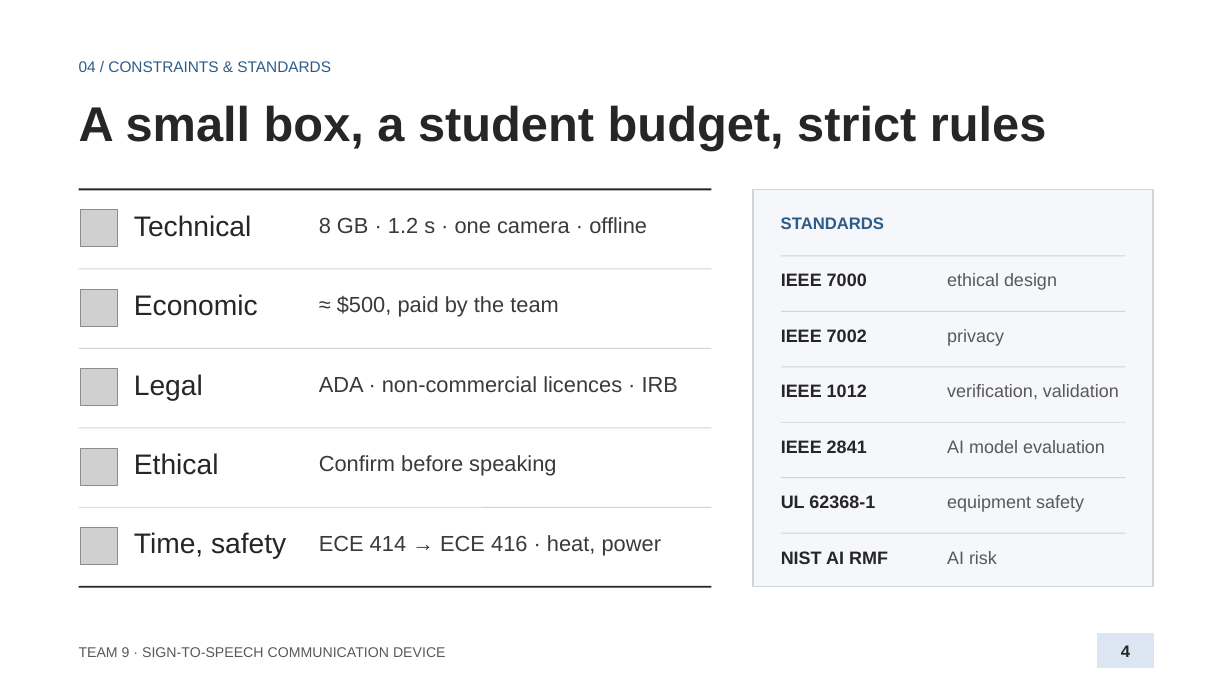
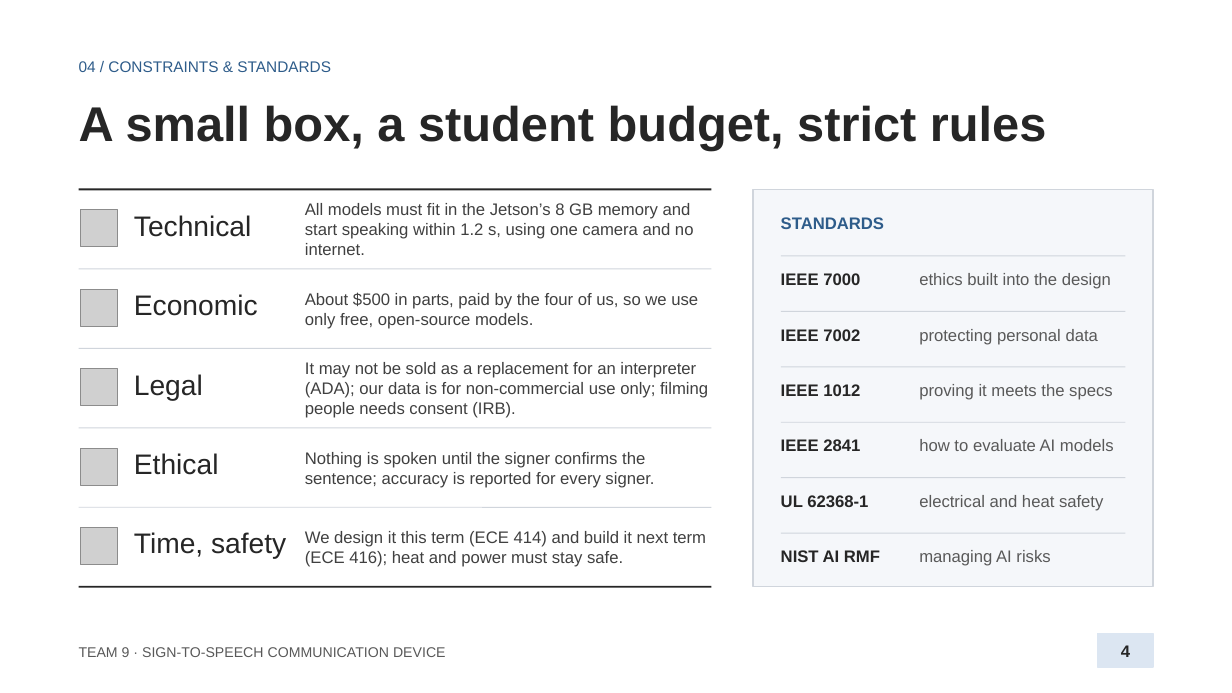
Before and after one commit to anxious956/Multilingual-Sign-to-Speech-Communication-Device, a slide deck: slide 4 of docs/presentation/Team9_Proposal_Presentation.pptx. Drawn at 1232x693 pixels with LibreOffice and Linux fonts; fonts in the diff are those of the drawing; grey boxes stand for pictures. Boxes give left, top, right and bottom in pixels: in the first picture for what was removed or moved away, otherwise in the second. Text is boxed around its words. In the diff, an @@ line names an element or a change of style, - is before the commit and + after.

```diff
--- a/docs/presentation/Team9_Proposal_Presentation.pptx
+++ b/docs/presentation/Team9_Proposal_Presentation.pptx
@@ text at [305,203,694,255]: text changed; size 17 to 13 pt; text colour #3D3A35 to #404040 @@
-8 GB · 1.2 s · one camera · offline
+All models must fit in the Jetson’s 8 GB memory and start speaking within 1.2 s, using one camera and no internet.
@@ text at [305,292,698,329]: text changed; size 17 to 13 pt; text colour #3D3A35 to #404040 @@
-≈ $500, paid by the team
+About $500 in parts, paid by the four of us, so we use only free, open-source models.
@@ text at [919,273,1111,289]: text changed; size 14 to 13 pt @@
-ethical design
+ethics built into the design
@@ text at [919,329,1098,345]: text changed; size 14 to 13 pt @@
-privacy
+protecting personal data
@@ text at [305,362,708,418]: text changed; size 17 to 13 pt; text colour #3D3A35 to #404040 @@
-ADA · non-commercial licences · IRB
+It may not be sold as a replacement for an interpreter (ADA); our data is for non-commercial use only; filming people needs consent (IRB).
@@ text at [919,384,1113,400]: text changed; size 14 to 13 pt @@
-verification, validation
+proving it meets the specs
@@ vertical alignment top to middle in 5 elements at [305,531,706,567], [305,203,694,255], [305,292,698,329], [305,362,708,418], [305,452,654,488] @@
@@ text at [919,439,1114,451]: text changed; size 14 to 13 pt @@
-AI model evaluation
+how to evaluate AI models
@@ text at [305,452,654,488]: text changed; size 17 to 13 pt; text colour #3D3A35 to #404040 @@
-Confirm before speaking
+Nothing is spoken until the signer confirms the sentence; accuracy is reported for every signer.
@@ text at [919,495,1103,511]: text changed; size 14 to 13 pt @@
-equipment safety
+electrical and heat safety
@@ text at [305,531,706,567]: text changed; size 17 to 13 pt; text colour #3D3A35 to #404040 @@
-ECE 414 → ECE 416 · heat, power
+We design it this term (ECE 414) and build it next term (ECE 416); heat and power must stay safe.
@@ size 14 to 13 pt in 6 elements at [781,273,860,285], [781,329,860,341], [781,384,860,396], [781,439,860,451], [781,495,868,507], [781,550,880,562] @@
@@ text at [919,550,1050,566]: text changed; size 14 to 13 pt @@
-AI risk
+managing AI risks
```
Also in this commit, not shown: 4 other slides changed, 1 other file.
